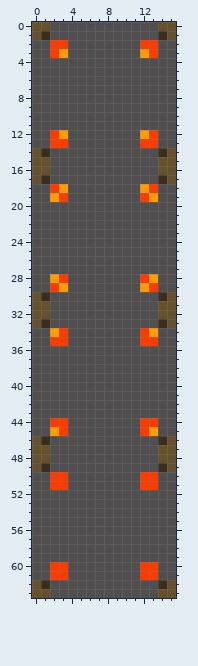
A pixel-art sprite gets an edit: textures/blocks/smoker_bottom_on.png. This is how it looked before the edit.
The file is 16x64 pixels.
After:
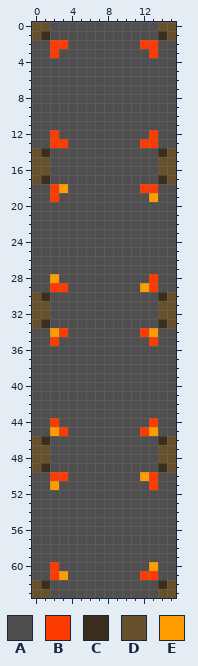
Palette (. is transparent): A #504e4e  B #fc3b00  C #3a2f1e  D #67502c  E #ff9d00
Changes in this commit:
y 3: x 3 E -> A; x 12 E -> A
y 12: x 3 E -> A; x 12 E -> A
y 18: x 12 E -> B
y 19: x 2..3 EB -> BA; x 12 B -> A
y 28: x 3 B -> A; x 12..13 BE -> AB
y 29: x 3 E -> B
y 35: x 3 B -> A; x 12 B -> A
y 44: x 3 B -> A; x 12 B -> A
y 50: x 12 B -> E
y 51: x 2..3 BB -> EA; x 12 B -> A
y 60: x 3 B -> A; x 12..13 BB -> AE
y 61: x 3 B -> E
